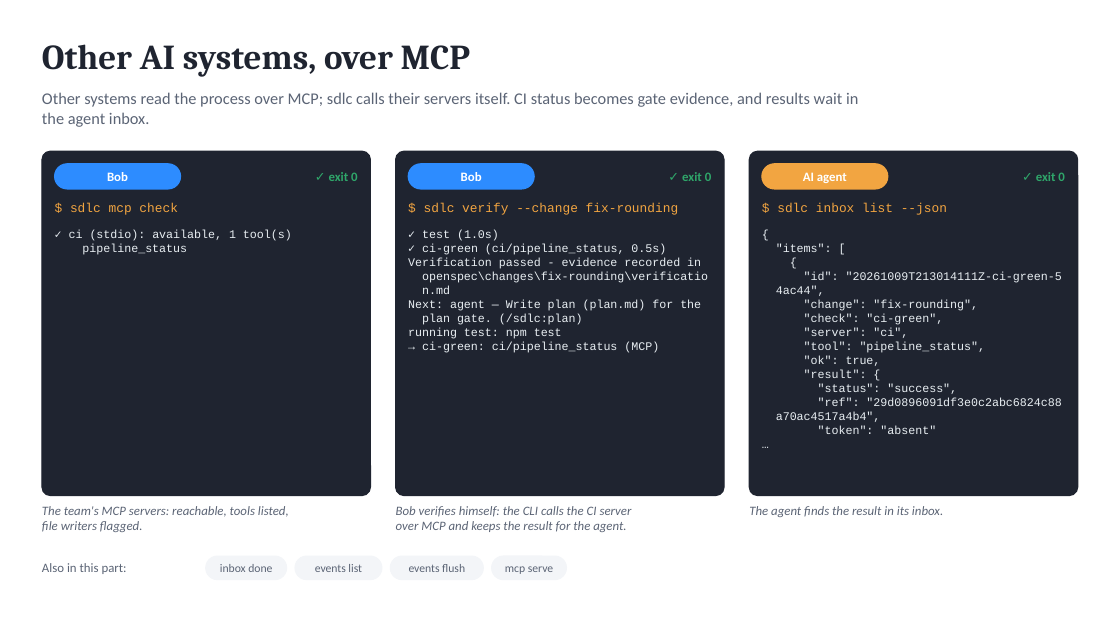
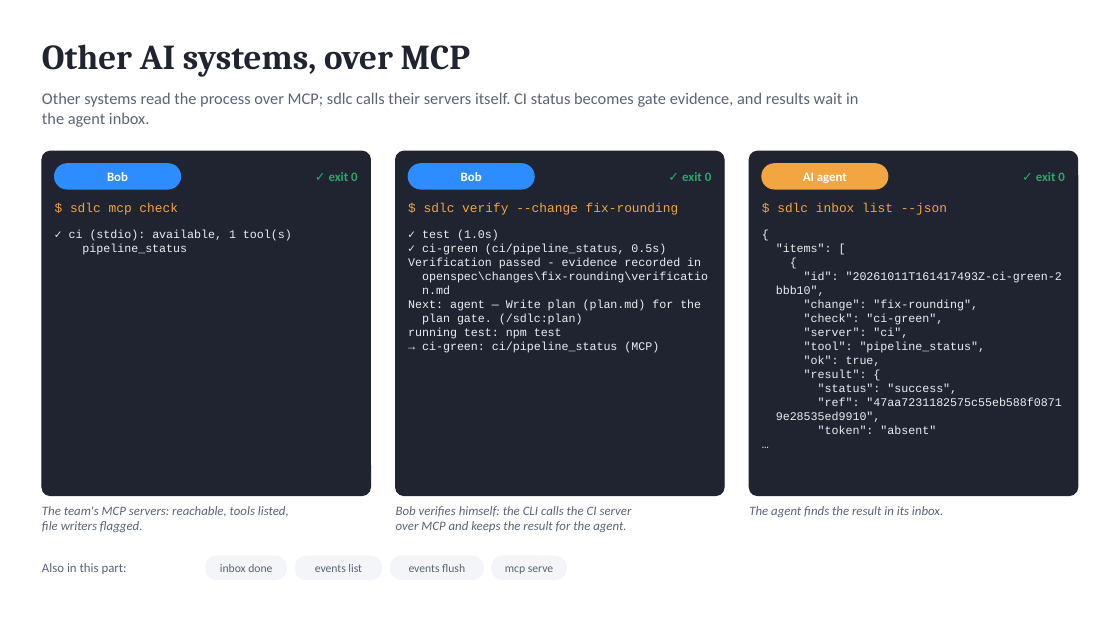
Before and after one commit to marin-ai-tech/sdlc, a slide deck: slide 19 of docs/demo/sdlc-calculator-demo.en.pptx. Drawn at 1120x630 pixels with LibreOffice and Linux fonts; fonts in the diff are those of the drawing. Boxes give left, top, right and bottom in pixels: in the first picture for what was removed or moved away, otherwise in the second. Text is boxed around its words. In the diff, an @@ line names an element or a change of style, - is before the commit and + after.

```diff
--- a/docs/demo/sdlc-calculator-demo.en.pptx
+++ b/docs/demo/sdlc-calculator-demo.en.pptx
@@ text at (776, 272, 1062, 296): text changed @@
-"id": "20261009T213014111Z-ci-green-5
-4ac44",
+"id": "20261011T161417493Z-ci-green-2
+bbb10",
@@ text at (776, 398, 1061, 422): text changed @@
-"ref": "29d0896091df3e0c2abc6824c88
-a70ac4517a4b4",
+"ref": "47aa7231182575c55eb588f0871
+9e28535ed9910",
```
Also in this commit, not shown: 7 other slides changed, 54 other files.
